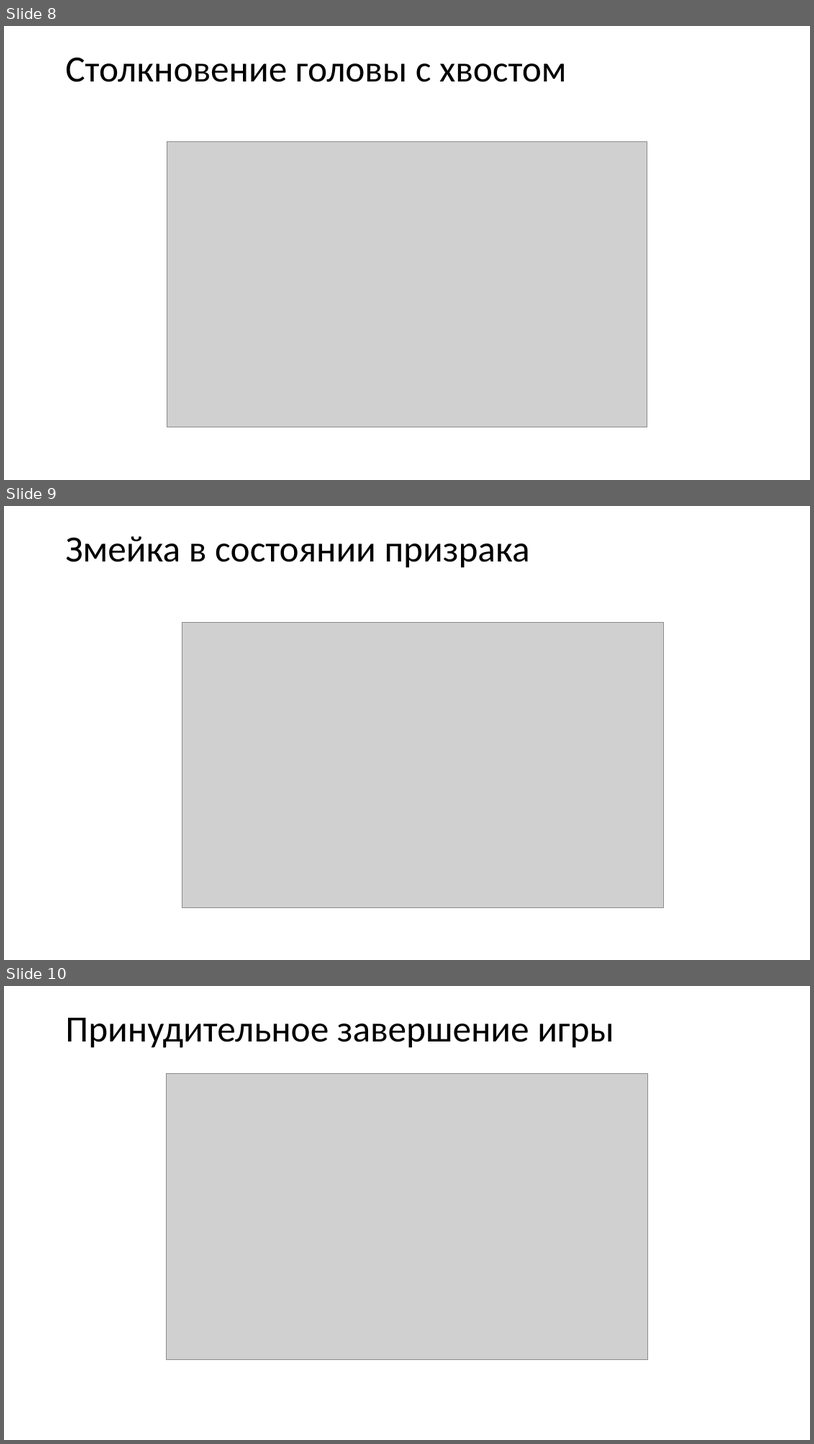
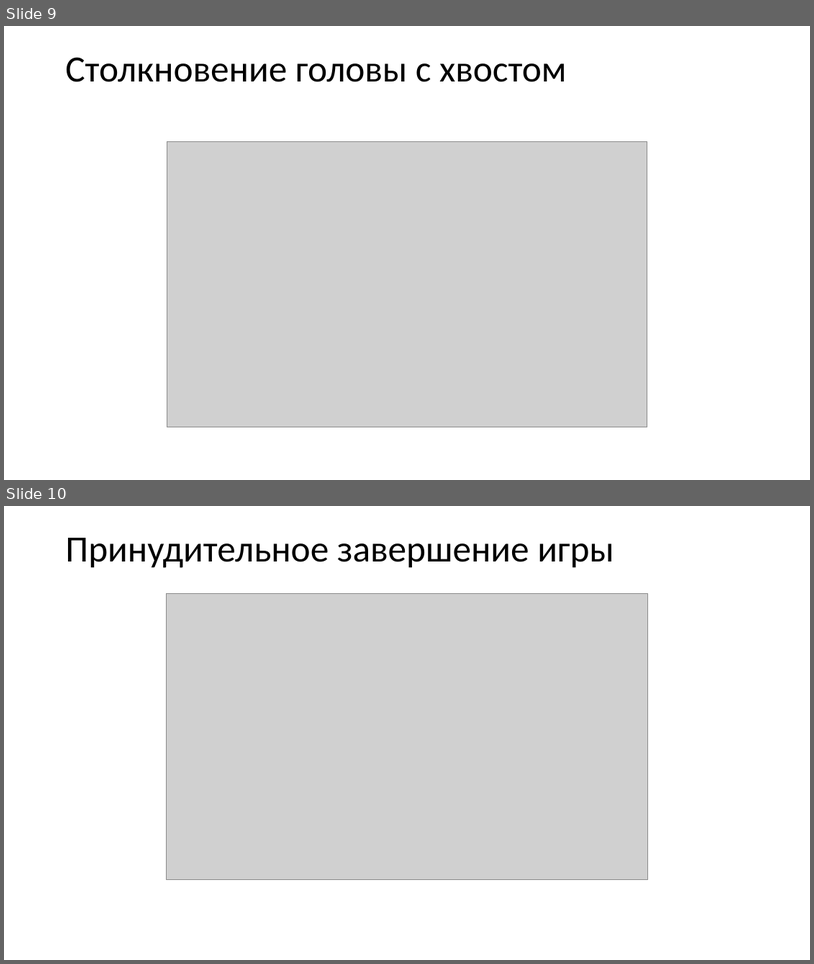
Before and after one commit to 1NiKuz1/snake, a slide deck: выступление/Презентация к курсовому проекту.pptx. Shown one above the other, each under a label of ours: slides 8, 9 and 10 before the commit, slides 9 and 10 after it. The pictures are 814x1444 and 814x964 pixels, drawn with LibreOffice and Linux fonts; fonts in the diff are those of the drawing; grey boxes stand for pictures. Boxes give left, top, right and bottom in pixels: in the first picture for what was removed or moved away, otherwise in the second. Text is boxed around its words. In the diff, an @@ line names an element or a change of style, - is before the commit and + after.

```diff
--- a/выступление/Презентация к курсовому проекту.pptx
+++ b/выступление/Презентация к курсовому проекту.pptx
@@ slide 9 removed at (4,506,810,960), background #FFFFFF @@
@@ title removed at (65,536,530,568) @@
-Змейка в состоянии призрака
@@ picture removed at (183,622,664,908) @@
@@ what was slide 8 is now slide 9 @@
```
Also in this commit, not shown: 1 slide changed, 4 slides added, 2 other slides removed, 3 other files.
